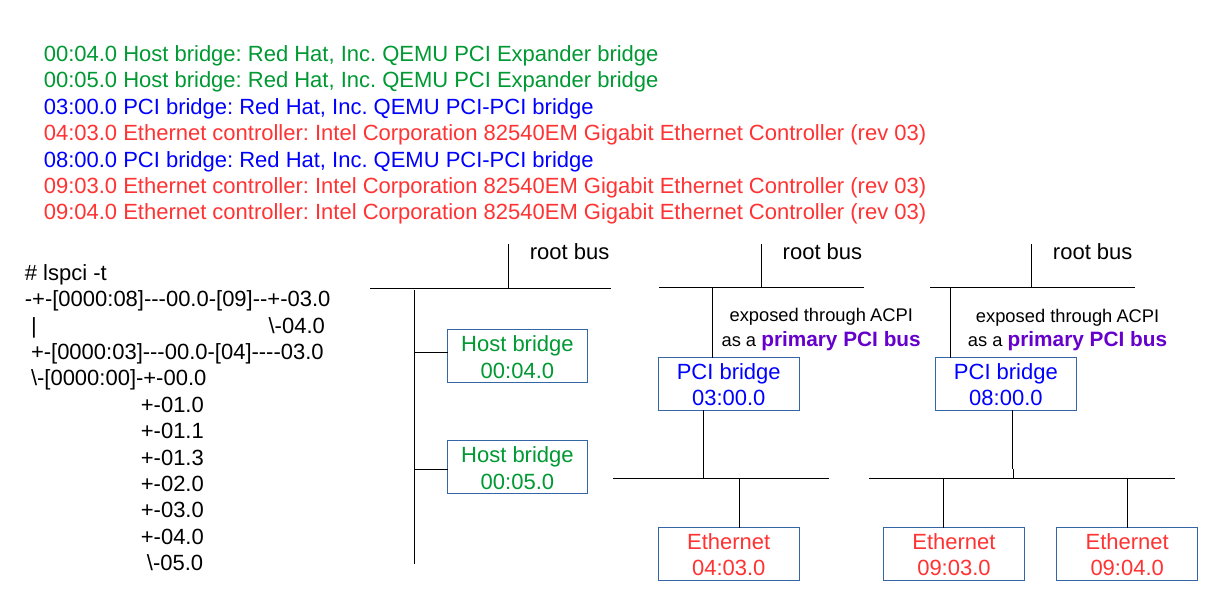
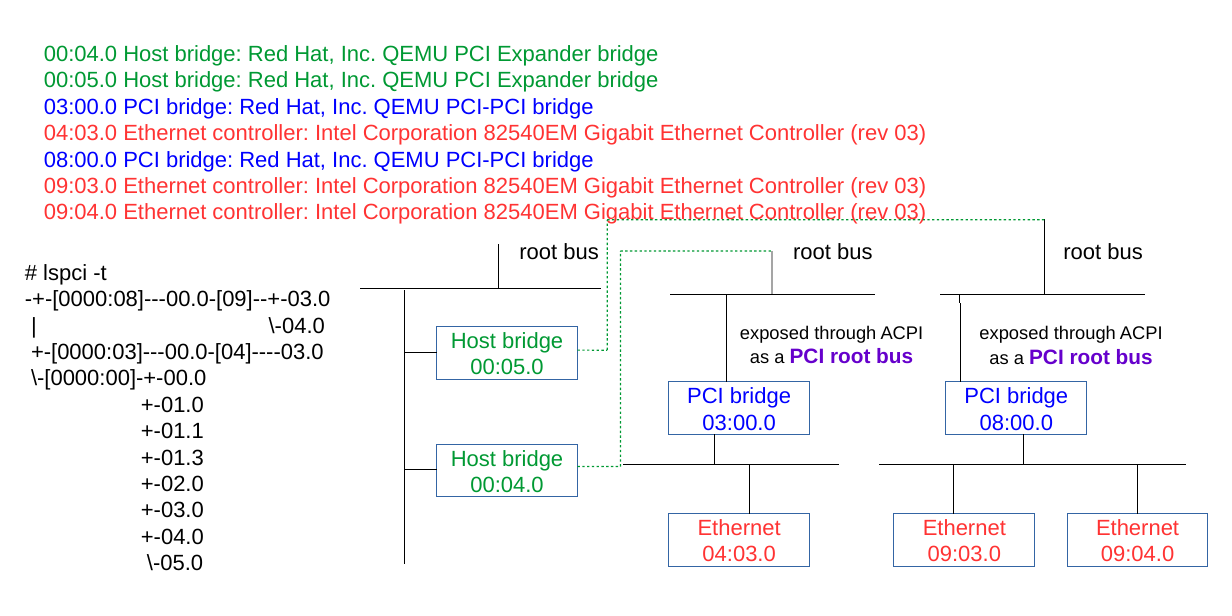
Before and after one commit to finallyjustice/qemu-tutorial, a slide deck: slide 1 of figures/pci-primary.odp. Drawn at 1232x616 pixels with LibreOffice and Linux fonts; fonts in the diff are those of the drawing. Boxes give left, top, right and bottom in pixels: in the first picture for what was removed or moved away, otherwise in the second. Text is boxed around its words. In the diff, an @@ line names an element or a change of style, - is before the commit and + after.

Commit message:
polish pcei and pci root bus

```diff
--- a/figures/pci-primary.odp
+++ b/figures/pci-primary.odp
@@ line added from (607, 350) to (607, 220), #009933 0.99 pt @@
@@ line added from (607, 220) to (1045, 220), #009933 0.99 pt @@
@@ text "root bus": place and size @@
-text "root bus" at [783,243,862,260]
+text "root bus" at [793,243,872,260]
@@ line moved from (1032, 244) - (1032, 287) to (1045, 220) - (1045, 294) @@
@@ text "root bus": place and size @@
-text "root bus" at [1053,243,1132,260]
+text "root bus" at [1063,243,1142,260]
@@ line added from (620, 466) to (620, 251), #009933 0.99 pt @@
@@ line added from (620, 251) to (772, 251), #009933 0.99 pt @@
@@ 3 lines: place and size @@
-3 lines at [660,244,1134,287]
+3 lines at [671,251,1145,294]
@@ line (772, 251) - (772, 294): stroke #000000 0 pt to #000000 0.51 pt @@
@@ line moved from (713, 287) - (713, 357) to (727, 294) - (727, 382) @@
@@ line moved from (950, 287) - (950, 357) to (960, 294) - (960, 382) @@
@@ rectangle "Host bridge": place and size @@
-rectangle "Host bridge" at [447,441,588,494]
+rectangle "Host bridge" at [436,326,577,379]
@@ text "exposed through ACPI": place and size @@
-text "exposed through ACPI" at [722,307,921,350]
+text "exposed through ACPI" at [740,325,924,364]
@@ text "exposed through ACPI": place and size @@
-text "exposed through ACPI" at [968,308,1167,351]
+text "exposed through ACPI" at [979,325,1163,365]
@@ line added from (577, 350) to (607, 350), #009933 0.99 pt @@
@@ text at [750,348,913,364]: text changed @@
-as a primary PCI bus
+as a PCI root bus
@@ text at [989,349,1153,365]: text changed @@
-as a primary PCI bus
+as a PCI root bus
@@ rectangle "PCI bridge": place and size @@
-rectangle "PCI bridge" at [658,357,799,410]
+rectangle "PCI bridge" at [669,382,810,435]
@@ rectangle "PCI bridge": place and size @@
-rectangle "PCI bridge" at [935,357,1076,410]
+rectangle "PCI bridge" at [946,382,1087,435]
@@ rectangle "Host bridge": place and size @@
-rectangle "Host bridge" at [447,330,588,383]
+rectangle "Host bridge" at [436,444,577,497]
@@ line moved from (704, 410) - (704, 478) to (715, 435) - (715, 465) @@
@@ line moved from (1013, 410) - (1013, 478) to (1023, 435) - (1023, 465) @@
@@ 5 lines, 1 text: place and size @@
-5 lines, 1 text at [370,243,611,563]
+5 lines, 1 text at [361,243,600,563]
@@ line added from (577, 466) to (620, 466), #009933 0.99 pt @@
@@ 5 lines, 3 rectangles: place and size @@
-5 lines, 3 rectangles at [613,478,1198,580]
+5 lines, 3 rectangles at [624,465,1208,566]
```
Also in this commit, not shown: 4 other files.
